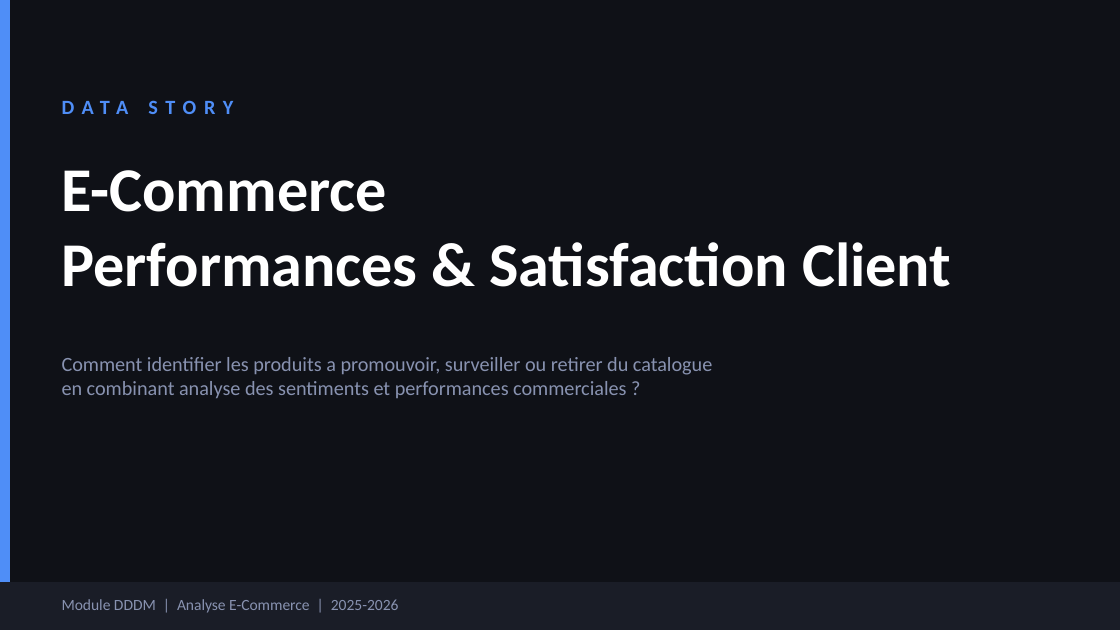
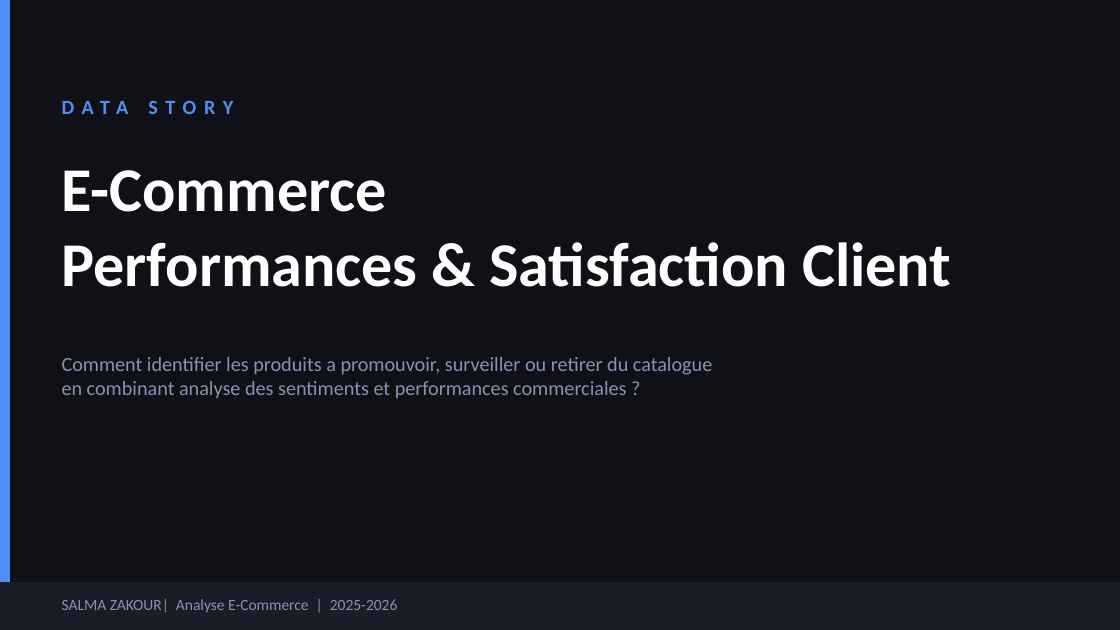
Before and after one commit to salmazakour/dddm_salmazakour, a slide deck: slide 1 of DataStory_DDDM_Ecommerce.pptx. Drawn at 1120x630 pixels with LibreOffice and Linux fonts; fonts in the diff are those of the drawing. Boxes give left, top, right and bottom in pixels: in the first picture for what was removed or moved away, otherwise in the second. Text is boxed around its words. In the diff, an @@ line names an element or a change of style, - is before the commit and + after.

```diff
--- a/DataStory_DDDM_Ecommerce.pptx
+++ b/DataStory_DDDM_Ecommerce.pptx
@@ text at (x1=62, y1=599, x2=398, y2=613): text changed @@
-Module DDDM | Analyse E-Commerce | 2025-2026
+SALMA ZAKOUR| Analyse E-Commerce | 2025-2026
```
Also in this commit, not shown: 2 other slides changed, 3 other files.
